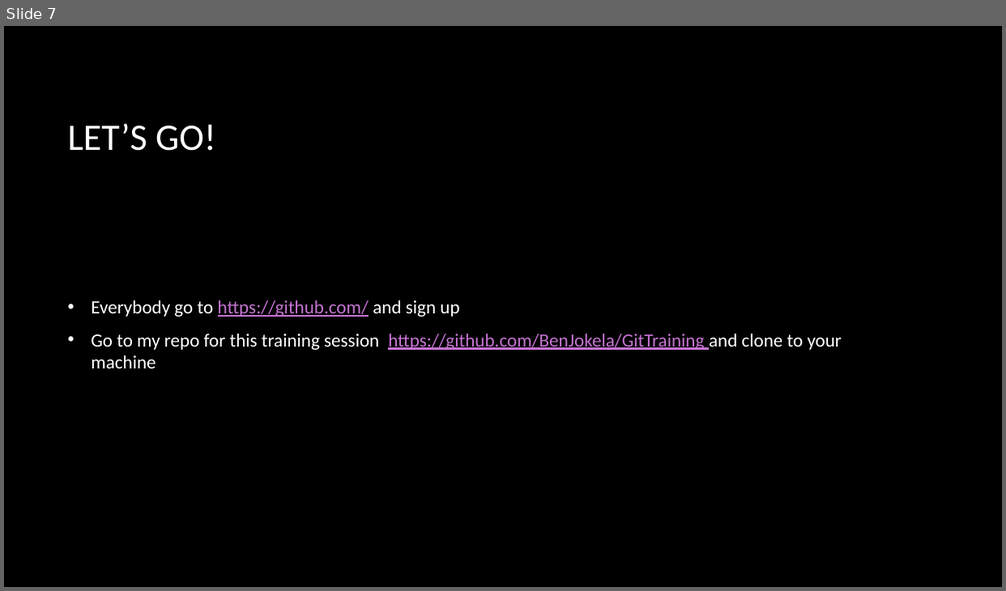
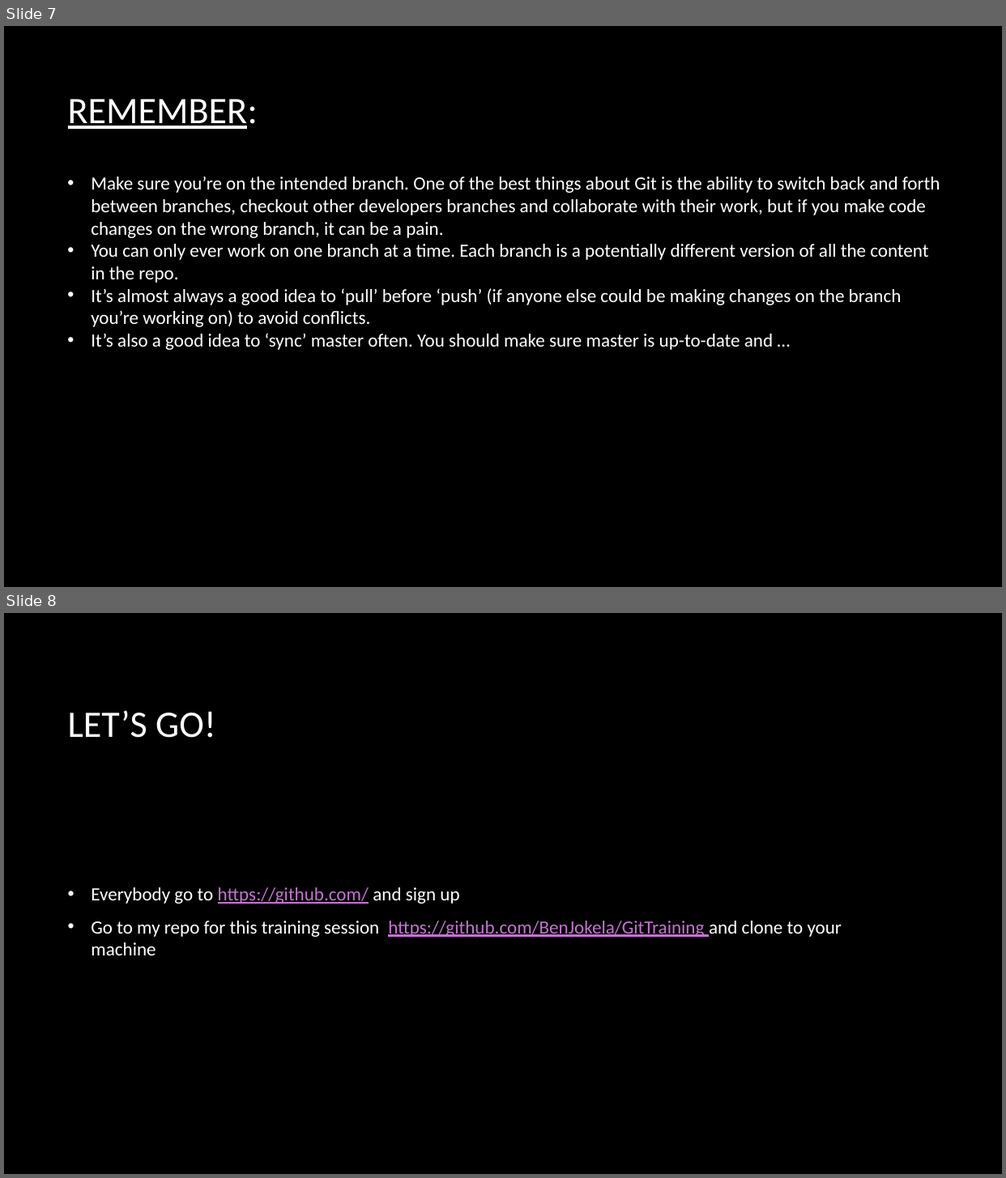
Before and after one commit to BenJokela/GitTraining, a slide deck: GIT 101.pptx. Shown one above the other, each under a label of ours: slide 7 before the commit, slides 7 and 8 after it. The pictures are 1006x591 and 1006x1178 pixels, drawn with LibreOffice and Linux fonts; fonts in the diff are those of the drawing; background and template pictures are left out. Boxes give left, top, right and bottom in pixels: in the first picture for what was removed or moved away, otherwise in the second. Text is boxed around its words. In the diff, an @@ line names an element or a change of style, - is before the commit and + after.

```diff
--- a/GIT 101.pptx
+++ b/GIT 101.pptx
@@ slide 7 added at <box>4,26,1002,587</box>, background picture (left out) @@
@@ title added at <box>68,99,258,129</box>, 36 pt, text #FFFFFF, underline @@
+REMEMBER:
@@ text added at <box>91,177,940,350</box>, 18 pt, text #FFFFFF @@
+• Make sure you’re on the intended branch. One of the best things about Git is the ability to switch back and forth between branches, checkout other developers branches and collaborate with their work, but if you make code changes on the wrong branch, it can be a pain.
+• You can only ever work on one branch at a time. Each branch is a potentially different version of all the content in the repo.
+• It’s almost always a good idea to ‘pull’ before ‘push’ (if anyone else could be making changes on the branch you’re working on) to avoid conflicts.
+• It’s also a good idea to ‘sync’ master often. You should make sure master is up-to-date and …
@@ what was slide 7 is now slide 8 @@
```
Also in this commit, not shown: 1 slide changed, 1 other slide added.
